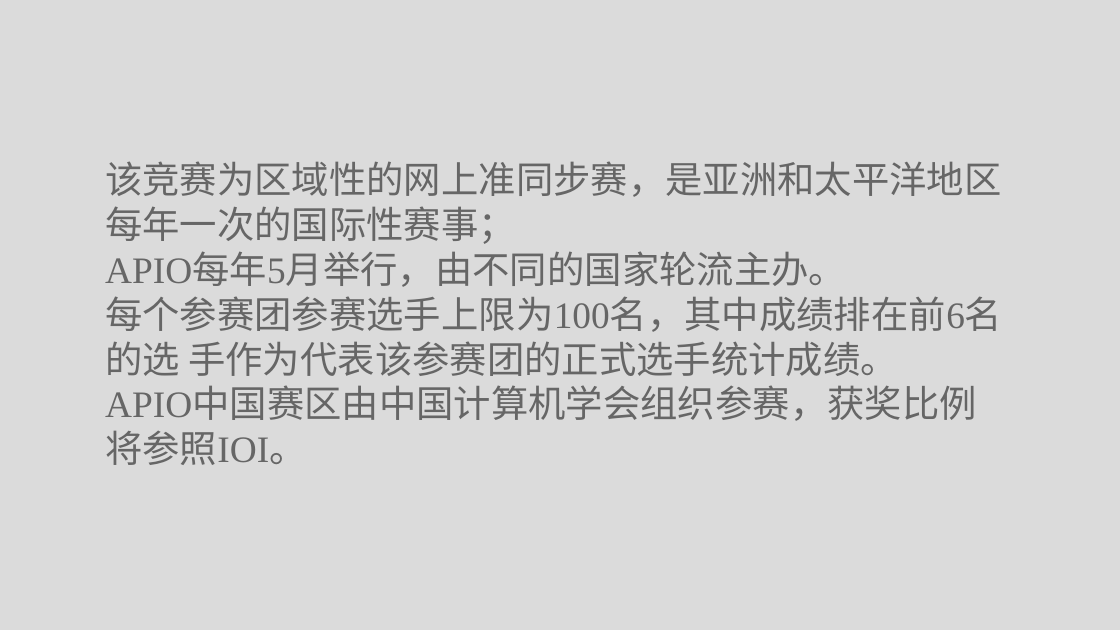
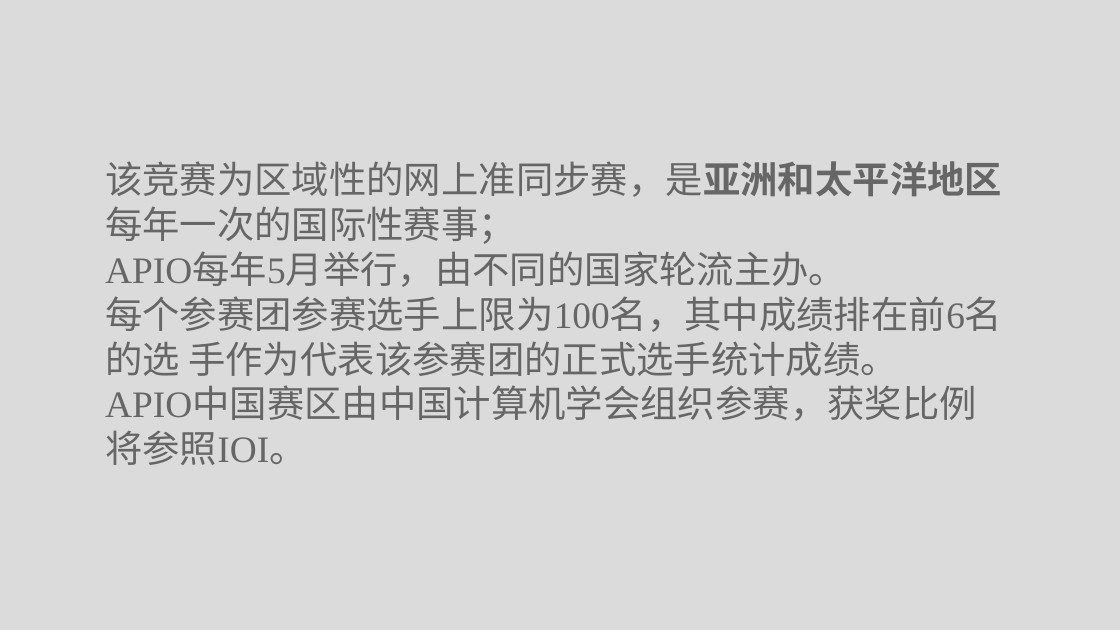
Before and after one commit to langzhenjun/noip, a slide deck: slide 10 of LESSONS/001.pptx (slide 7 before the commit). Drawn at 1120x630 pixels with LibreOffice and Linux fonts; fonts in the diff are those of the drawing. Boxes give left, top, right and bottom in pixels: in the first picture for what was removed or moved away, otherwise in the second. Text is boxed around its words. In the diff, an @@ line names an element or a change of style, - is before the commit and + after.

```diff
--- a/LESSONS/001.pptx
+++ b/LESSONS/001.pptx
@@ text at <box>105,161,1002,244</box>: bold on in "该竞赛为区域性的网上准同步赛，是亚洲和太平洋地区每年一次的国际性赛事；" @@
```
Also in this commit, not shown: 2 other slides changed, 3 slides added.
